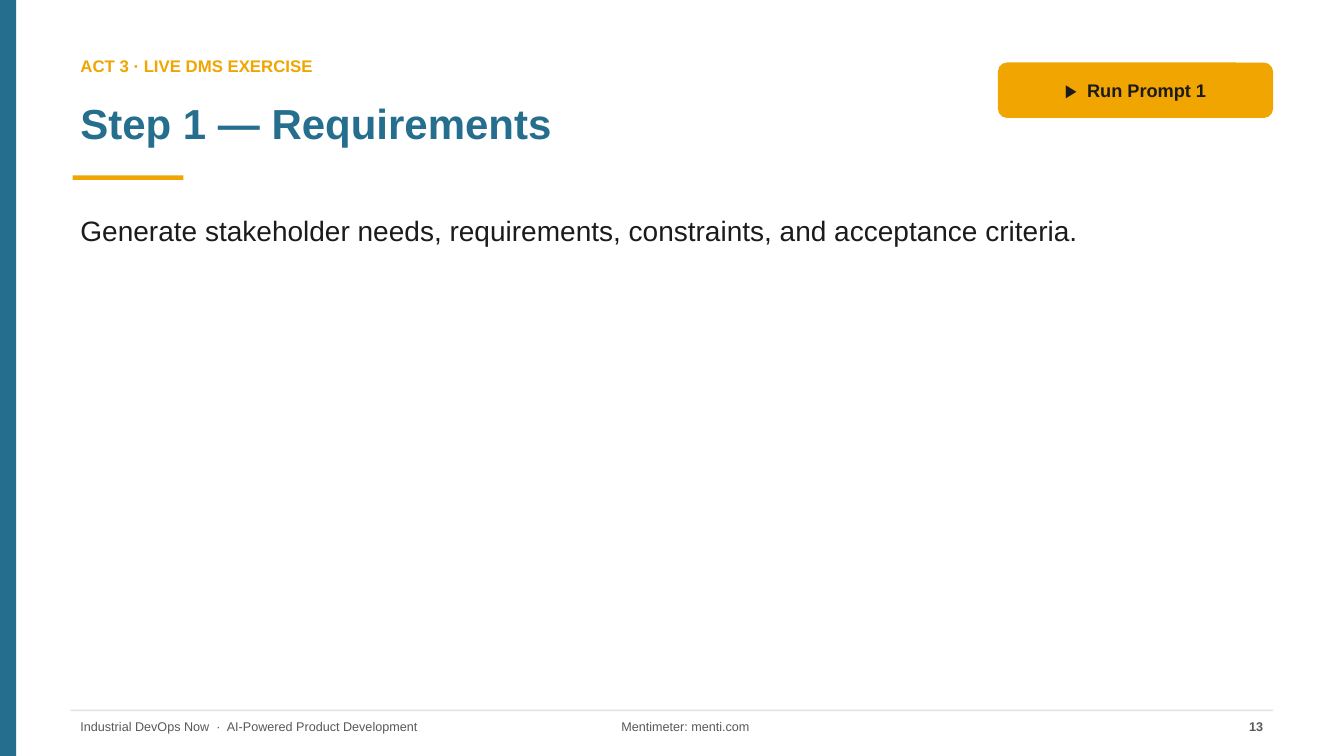
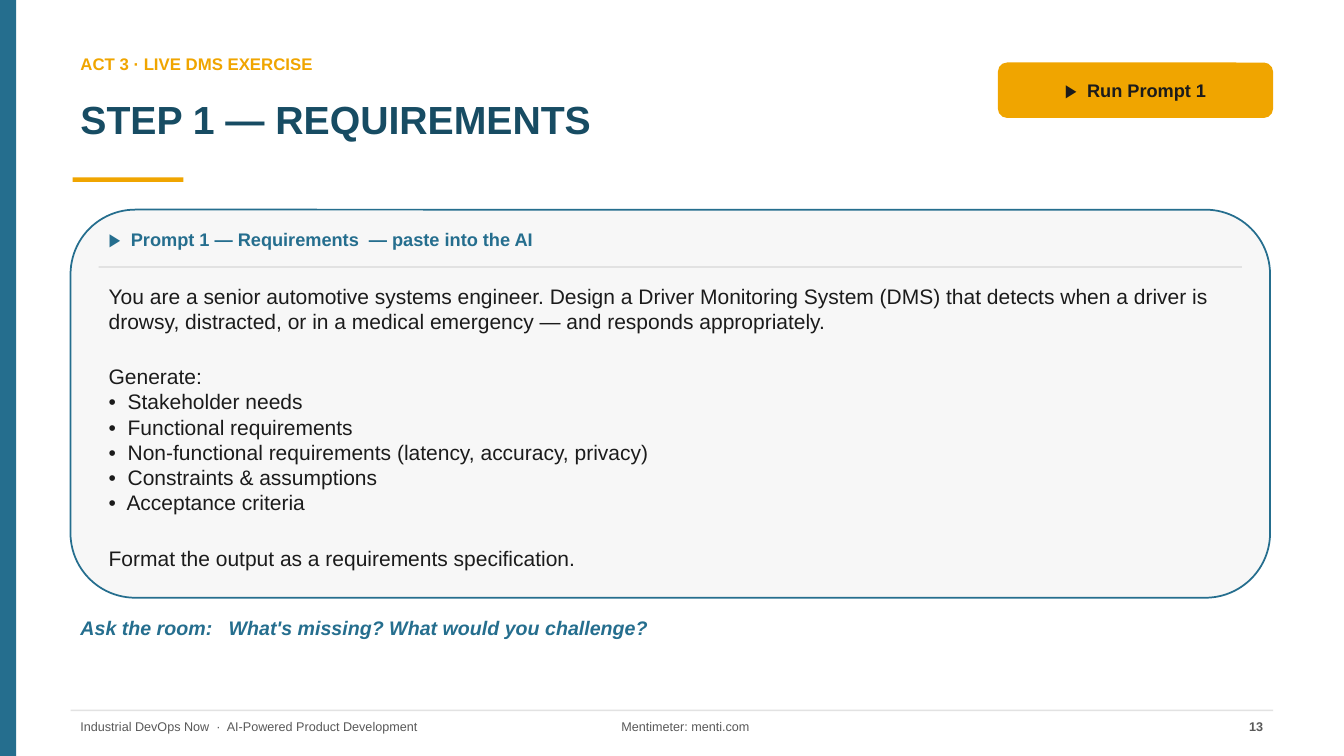
Before and after one commit to rockinryeman/SDLC-Workshop, a slide deck: slide 13 of dms-workshop/AI-Powered-Product-Development_DMS.pptx. Drawn at 1344x756 pixels with LibreOffice and Linux fonts; fonts in the diff are those of the drawing. Boxes give left, top, right and bottom in pixels: in the first picture for what was removed or moved away, otherwise in the second. Text is boxed around its words. In the diff, an @@ line names an element or a change of style, - is before the commit and + after.

```diff
--- a/dms-workshop/AI-Powered-Product-Development_DMS.pptx
+++ b/dms-workshop/AI-Powered-Product-Development_DMS.pptx
@@ text at box(80, 106, 590, 142): text changed; size 30 to 28 pt; text colour #256E8E to #174C63 @@
-Step 1 — Requirements
+STEP 1 — REQUIREMENTS
@@ rounded rectangle added at box(71, 210, 1270, 598), fill #F7F7F7, outline #256E8E 1.25 pt @@
@@ text removed at box(80, 220, 1077, 246) @@
-Generate stakeholder needs, requirements, constraints, and acceptance criteria.
@@ text added at box(131, 232, 533, 250), 13 pt, text #256E8E, bold @@
+▶ Prompt 1 — Requirements — paste into the AI
@@ rectangle added at box(99, 266, 1242, 268), fill #E2E2E2 @@
@@ text added at box(109, 288, 1207, 570), 15 pt, text #1B1B1B @@
+You are a senior automotive systems engineer. Design a Driver Monitoring System (DMS) that detects when a driver is drowsy, distracted, or in a medical emergency — and responds appropriately.
+Generate:
+• Stakeholder needs
+• Functional requirements
+• Non-functional requirements (latency, accuracy, privacy)
+• Constraints & assumptions
+• Acceptance criteria
+Format the output as a requirements specification.
@@ text added at box(80, 620, 647, 639), 14 pt, text #256E8E, bold, italic @@
+Ask the room: What's missing? What would you challenge?
```
Also in this commit, not shown: 20 other slides changed, 4 other files.
